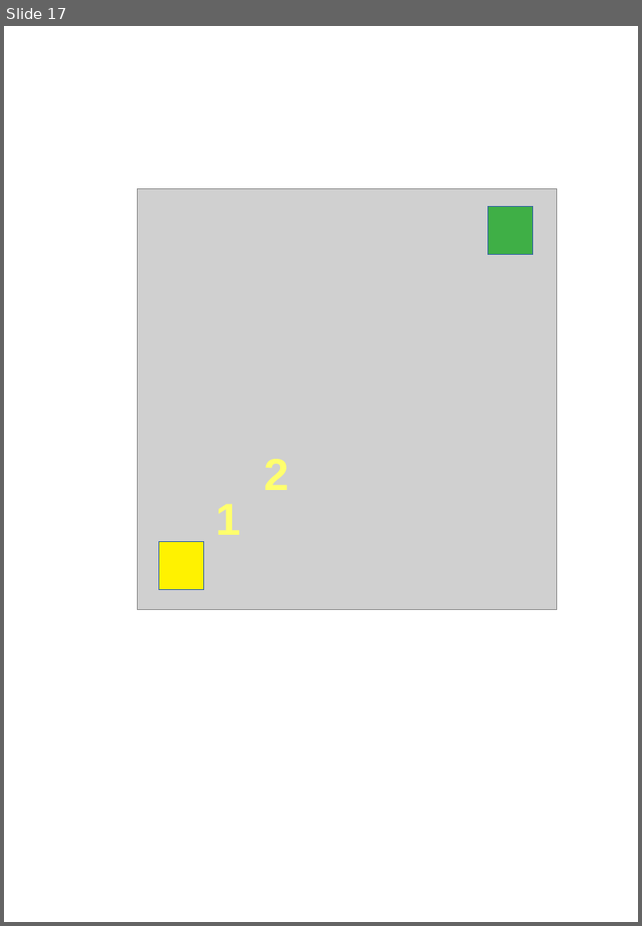
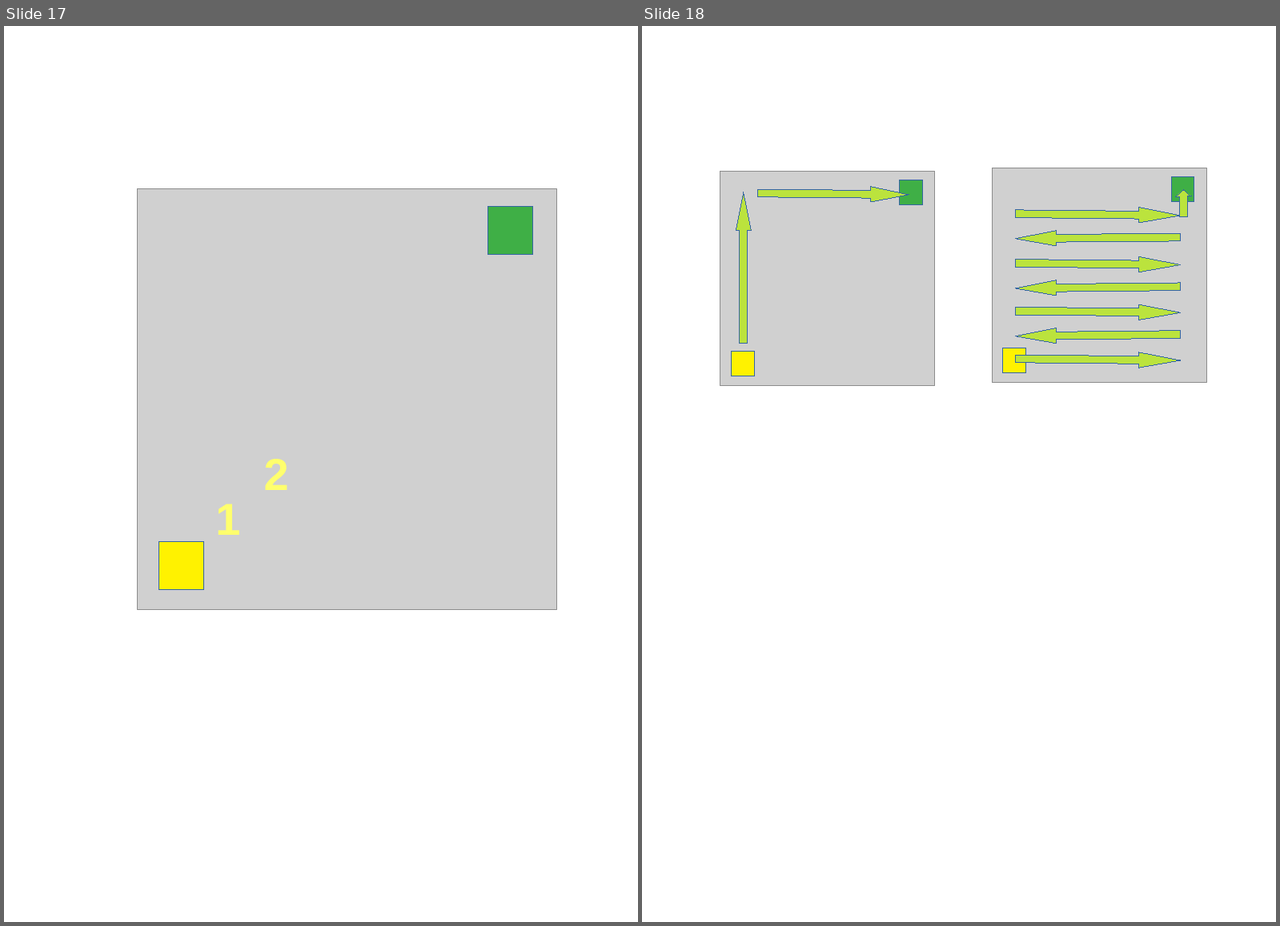
Before and after one commit to fabhrius/La-Cosa, a slide deck: capitulos/5 - Eficiencia y numero de calculos/Eficiencia y numero de calculos.odp. Shown side by side, each under a label of ours: slide 17 before the commit, slides 17 and 18 after it. The pictures are 642x926 and 1280x926 pixels, drawn with LibreOffice and Linux fonts; fonts in the diff are those of the drawing; grey boxes stand for pictures. Boxes give left, top, right and bottom in pixels: in the first picture for what was removed or moved away, otherwise in the second. Text is boxed around its words. In the diff, an @@ line names an element or a change of style, - is before the commit and + after.

```diff
--- a/capitulos/5 - Eficiencia y numero de calculos/Eficiencia y numero de calculos.odp
+++ b/capitulos/5 - Eficiencia y numero de calculos/Eficiencia y numero de calculos.odp
@@ slide 18 added at [642,26,1276,922], background #FFFFFF @@
@@ picture added at [992,168,1206,383] @@
@@ picture added at [720,171,935,386] @@
@@ up arrow added at [736,192,751,343], fill #BBE33D, outline #3465A4 0 pt @@
@@ up arrow added at [757,185,908,202], fill #BBE33D, outline #3465A4 0 pt @@
@@ rectangle added at [900,180,923,204], fill #3FAF46, outline #3465A4 0 pt @@
@@ rectangle added at [1171,177,1194,201], fill #3FAF46, outline #3465A4 0 pt @@
@@ up arrow added at [1175,189,1191,217], fill #BBE33D, outline #3465A4 0 pt @@
@@ up arrow added at [1015,205,1180,223], fill #BBE33D, outline #3465A4 0 pt @@
@@ up arrow added at [1015,230,1180,246], fill #BBE33D, outline #3465A4 0 pt @@
@@ up arrow added at [1015,256,1180,272], fill #BBE33D, outline #3465A4 0 pt @@
@@ up arrow added at [1015,279,1180,296], fill #BBE33D, outline #3465A4 0 pt @@
@@ up arrow added at [1015,303,1180,320], fill #BBE33D, outline #3465A4 0 pt @@
@@ up arrow added at [1015,327,1180,344], fill #BBE33D, outline #3465A4 0 pt @@
@@ rectangle added at [731,351,754,376], fill #FFF200, outline #3465A4 0 pt @@
@@ rectangle added at [1003,348,1026,372], fill #FFF200, outline #3465A4 0 pt @@
@@ up arrow added at [1015,351,1180,368], fill #BBE33D, outline #3465A4 0 pt @@
```
Also in this commit, not shown: 2 other files.
